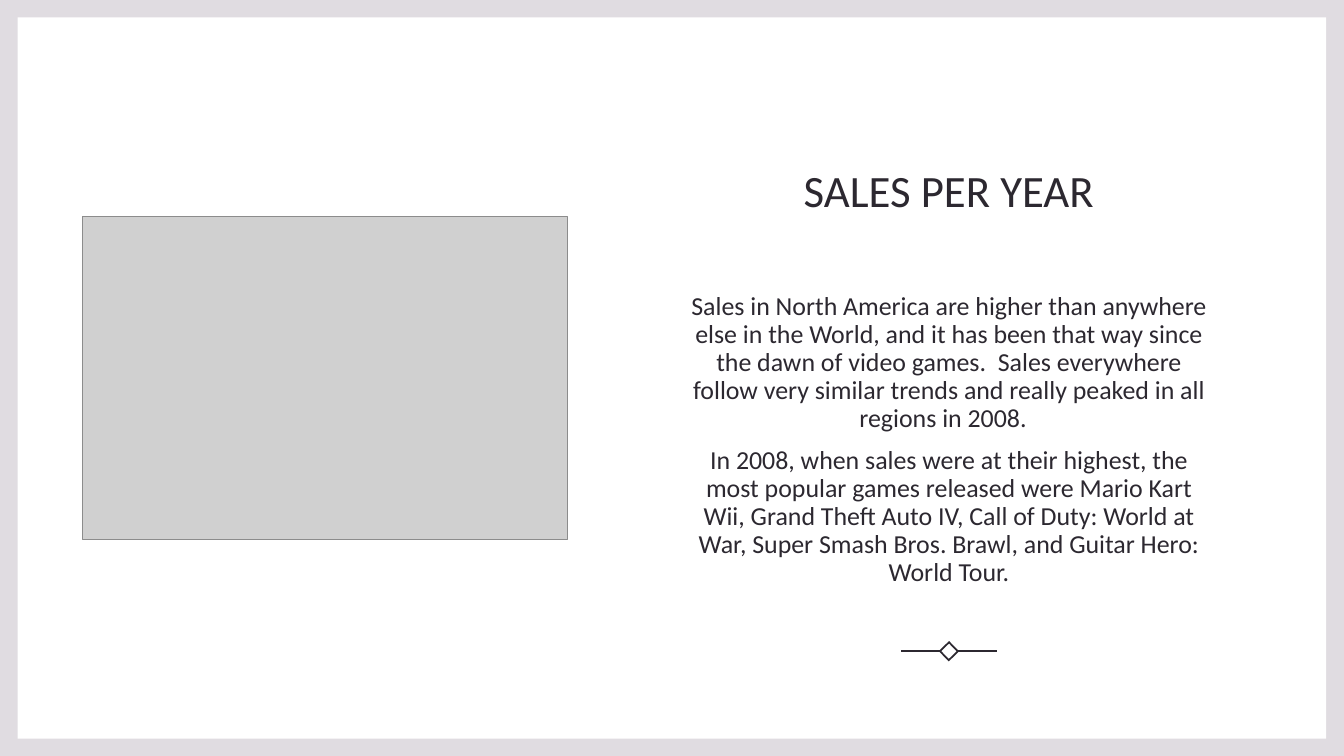
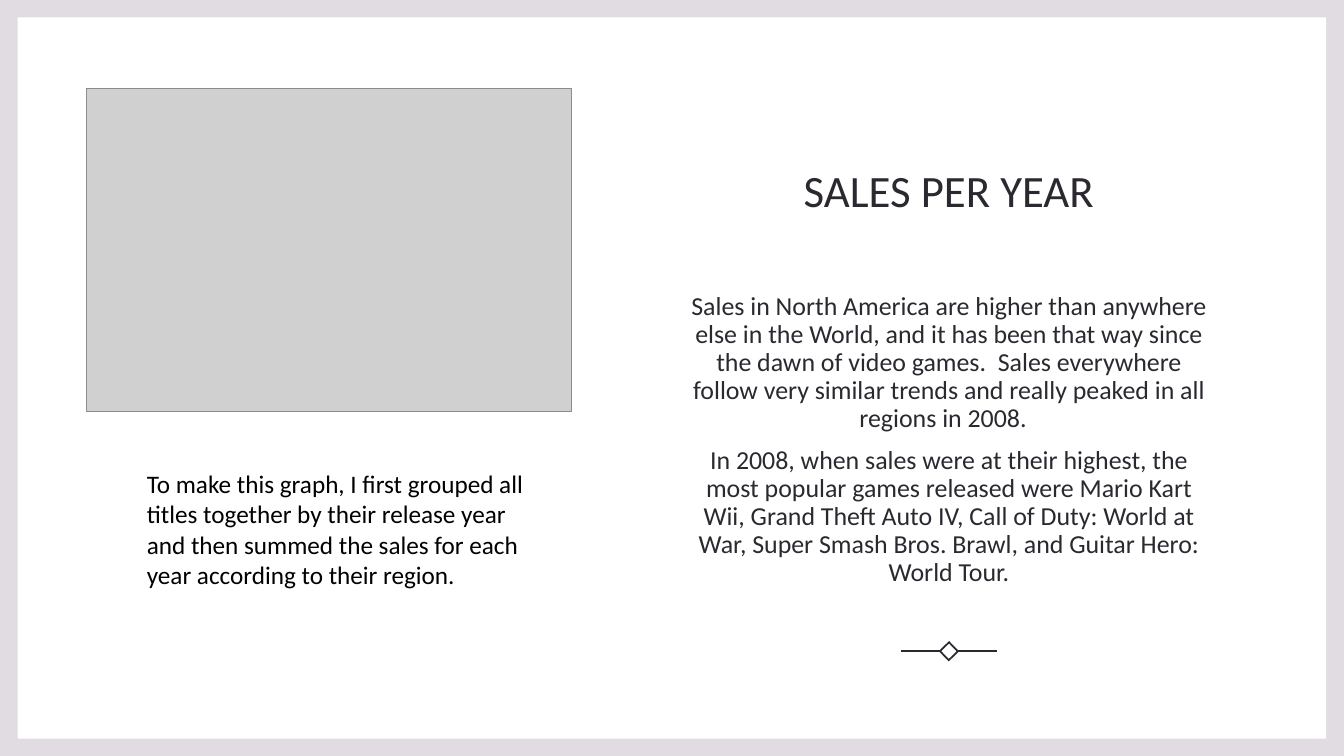
Before and after one commit to nikofur/capstone_I, a slide deck: slide 4 of Capstone Project Powerpoint.pptx. Drawn at 1344x756 pixels with LibreOffice and Linux fonts; fonts in the diff are those of the drawing; grey boxes stand for pictures. Boxes give left, top, right and bottom in pixels: in the first picture for what was removed or moved away, otherwise in the second. Text is boxed around its words. In the diff, an @@ line names an element or a change of style, - is before the commit and + after.

Commit message:
updated pp

```diff
--- a/Capstone Project Powerpoint.pptx
+++ b/Capstone Project Powerpoint.pptx
@@ picture: place and size @@
-picture at (83,217,568,539)
+picture at (87,88,572,410)
@@ text added at (147,475,523,589), 18 pt, text #000000 @@
+To make this graph, I first grouped all titles together by their release year and then summed the sales for each year according to their region.
```
